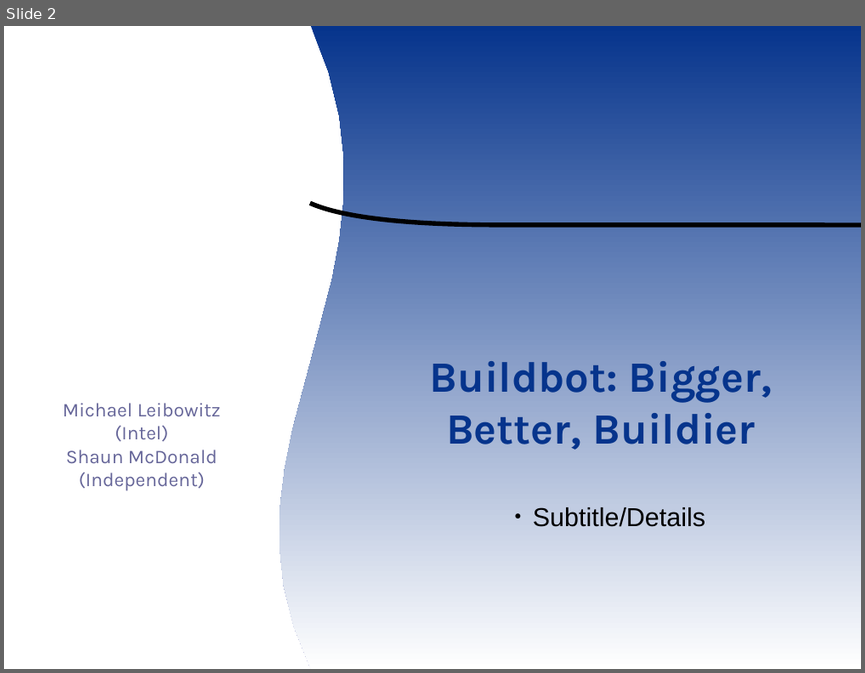
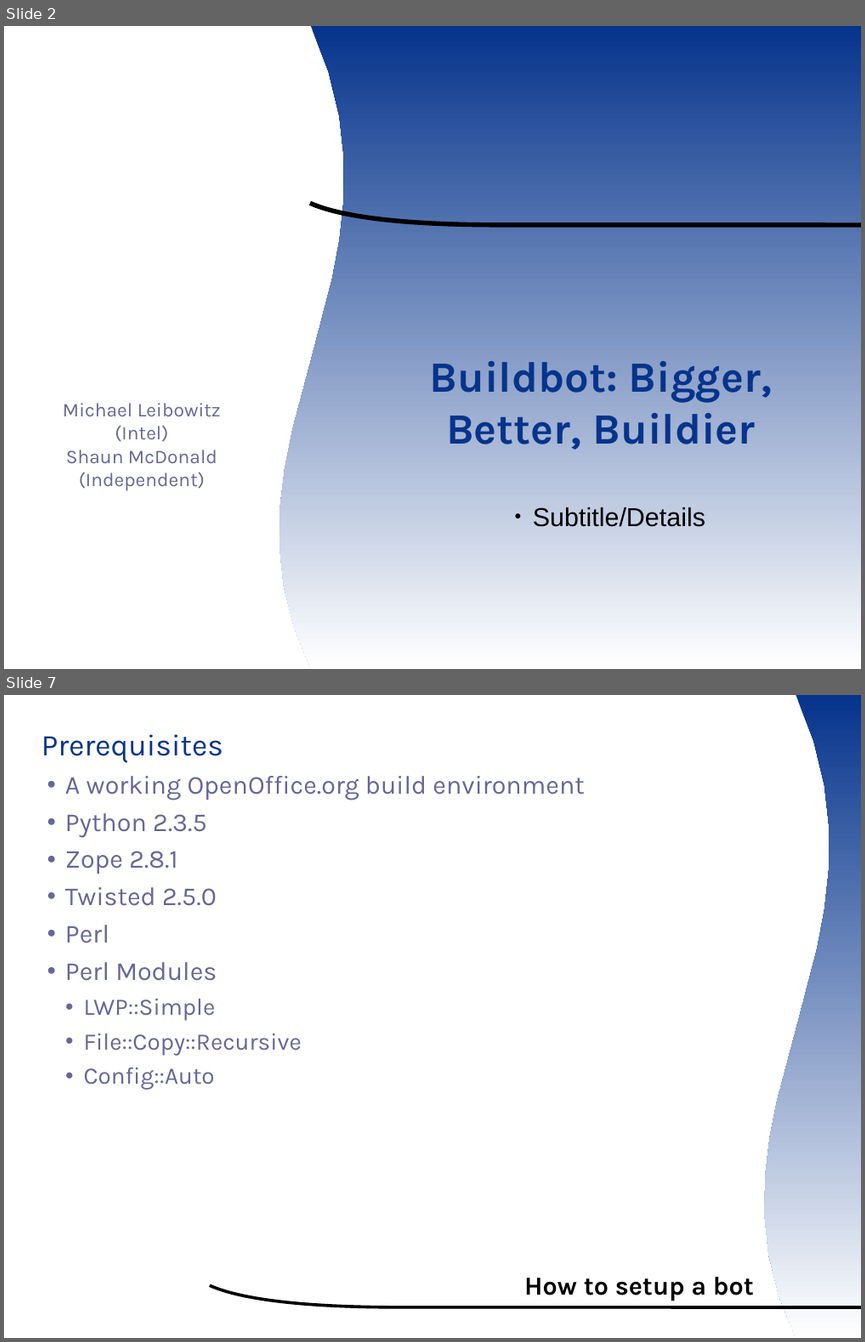
Before and after one commit to smsm1/ootermite, a slide deck: wiki/ooocon2007presentation.odp. Shown one above the other, each under a label of ours: slide 2 before the commit, slides 2 and 7 after it; the slides between them are not shown. The pictures are 865x673 and 865x1342 pixels, drawn with LibreOffice and Linux fonts; fonts in the diff are those of the drawing; background and template pictures are left out. Boxes give left, top, right and bottom in pixels: in the first picture for what was removed or moved away, otherwise in the second. Text is boxed around its words. In the diff, an @@ line names an element or a change of style, - is before the commit and + after.

```diff
--- a/wiki/ooocon2007presentation.odp
+++ b/wiki/ooocon2007presentation.odp
@@ slide 7 added at <box>4,695,861,1338</box>, background #FFFFFF @@
@@ freeform shape added at <box>765,695,861,1338</box>, fill gradient #06348C to #FFFFFF @@
@@ text added at <box>41,734,584,1089</box>, 24 pt, text #666699 @@
+  Prerequisites
+  ● A working OpenOffice.org build environment
+  ● Python 2.3.5
+  ● Zope 2.8.1
+  ● Twisted 2.5.0
+  ● Perl
+  ● Perl Modules
+    ● LWP::Simple
+    ● File::Copy::Recursive
+    ● Config::Auto
@@ title added at <box>524,1276,754,1301</box>, 24 pt, text #000000, bold @@
+How to setup a bot
@@ freeform shape added at <box>210,1285,861,1307</box>, outline #000000 2.83 pt @@
```
Also in this commit, not shown: 2 slides changed, 8 other slides added, 10 slides removed.
